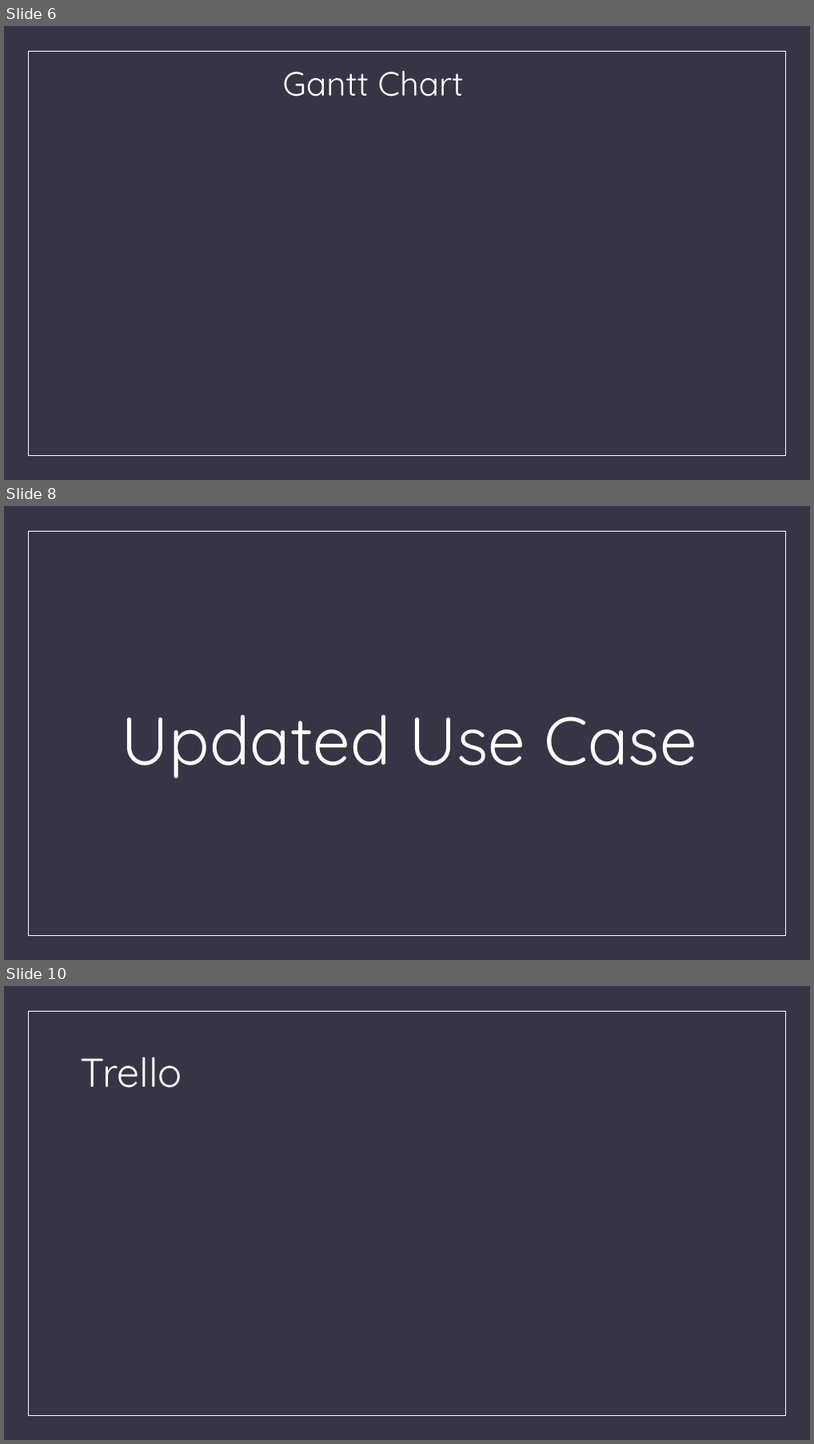
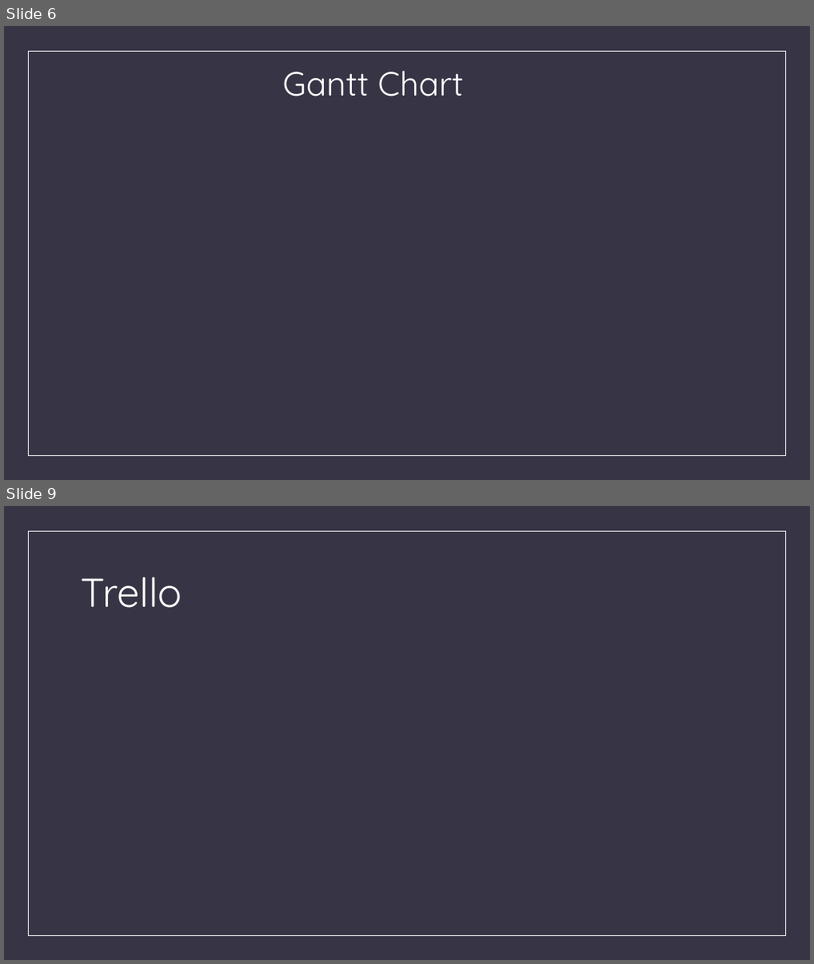
Before and after one commit to aldobagus725/Web-Based-Information-System-for-Micro-Housing-System-in-Kuala-Lumpur, a slide deck: ASS 3 Document/ASS3_BIT302_E1700882_E1700873_PowerPoint.pptx. Shown one above the other, each under a label of ours: slides 6, 8 and 10 before the commit, slides 6 and 9 after it; the slides between them are not shown. The pictures are 814x1444 and 814x964 pixels, drawn with LibreOffice and Linux fonts; fonts in the diff are those of the drawing; background and template pictures are left out. Boxes give left, top, right and bottom in pixels: in the first picture for what was removed or moved away, otherwise in the second. Text is boxed around its words. In the diff, an @@ line names an element or a change of style, - is before the commit and + after.

```diff
--- a/ASS 3 Document/ASS3_BIT302_E1700882_E1700873_PowerPoint.pptx
+++ b/ASS 3 Document/ASS3_BIT302_E1700882_E1700873_PowerPoint.pptx
@@ slide 8 removed at <box>4,506,810,960</box>, background #373545; not listed: 1 template element that a slide beside it also shows @@
@@ title removed at <box>122,715,698,778</box> @@
-Updated Use Case
@@ what was slide 10 is now slide 9 @@
```
Also in this commit, not shown: 2 slides changed, 1 slide added, 1 other slide removed, 4 other files.
